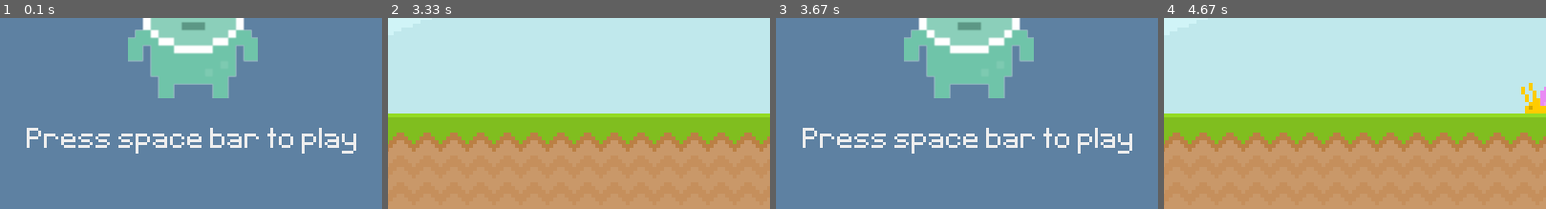
Above: before the commit, frames 1-4 (left to right).
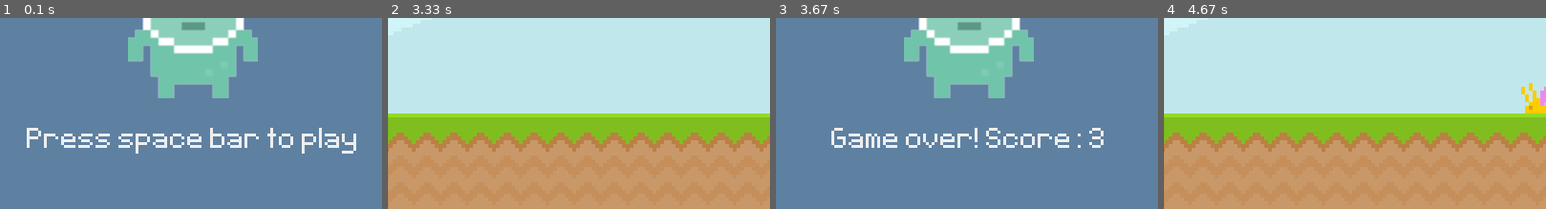
Above: after the commit, the same moments.

Repository: MatildaMared/practice__pygame-test
Game: pygame game, started from main.py
Same seed, same stepped clock (60 frames per second), same inputs: the game is played once before the commit and once after it.
Inputs (mouse positions are % of the whole screen's width and height, from its top left):
- Up to frame 1 (0.1 s): no input
- Up to frame 2 (3.33 s): tap Space at 0.33, 2, 2.9, 3.2 s; click (10, 64) at 0.72 s
- Up to frame 3 (3.67 s): tap Space at 3.4 s
- Up to frame 4 (4.67 s): tap Space at 3.7, 3.9, 4.2 s
The pictures show only the part of the screen within x 25-75%, y 50-100%; the shares and areas given below are measured in that part.

Frames 1-2 are identical in both runs. In frame 3, 3.0% of the frame differs, in the area x 7-94%, y 57-71%; in frame 4, nothing differs.

Commit message:
display score if game over

Diff:
--- a/main.py
+++ b/main.py
@@ -7,6 +7,7 @@
     score_surface = test_font.render(f"Score: {current_time}", False, text_color)
     score_rect = score_surface.get_rect(center=(400, 50))
     screen.blit(score_surface, score_rect)
+    return current_time
 
 
 pygame.init()
@@ -18,6 +19,7 @@
 text_color = (64, 64, 64)
 box_color = "#c0e8ec"
 start_time = 0
+score = 0
 
 sky_surface = pygame.image.load("graphics/Sky.png").convert()
 ground_surface = pygame.image.load("graphics/ground.png").convert()
@@ -61,7 +63,7 @@
         # Background
         screen.blit(sky_surface, (0, 0))
         screen.blit(ground_surface, (0, 300))
-        display_score()
+        score = display_score()
 
         # pygame.draw.rect(screen, box_color, score_rect, 8, 10)
         # pygame.draw.rect(screen, box_color, score_rect, 12, 10)
@@ -86,8 +88,15 @@
     else:
         screen.fill((94, 129, 162))
         screen.blit(player_stand, player_stand_rect)
+
+        if score > 0:
+            score_message_surface = test_font.render(f"Game over! Score: {score}", False, "#EEEEEE")
+            score_message_rect = score_message_surface.get_rect(center=(400, 330))
+            screen.blit(score_message_surface, score_message_rect)
+        else:
+            screen.blit(instructions_surface, instructions_rect)
+
         screen.blit(title_surface, title_rect)
-        screen.blit(instructions_surface, instructions_rect)
 
     pygame.display.update()
     clock.tick(60)
